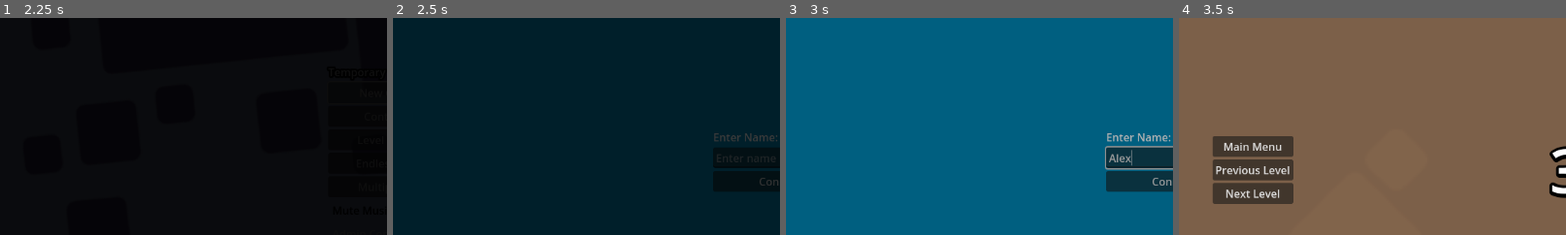
Above: before the commit, frames 1-4 (left to right).
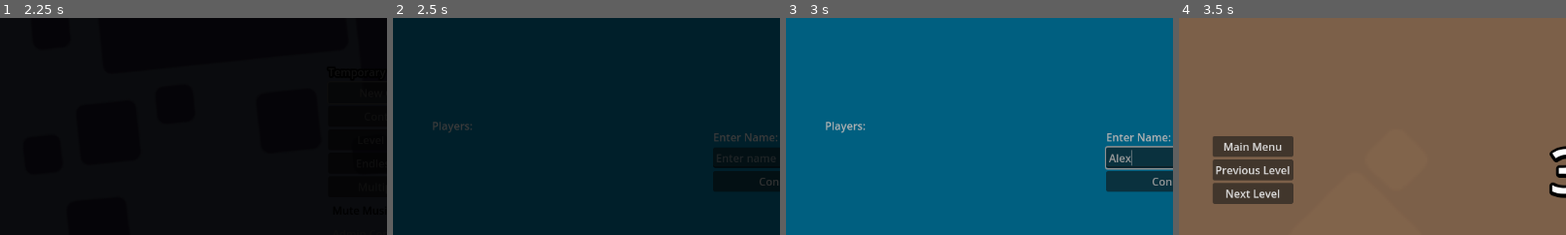
Above: after the commit, the same moments.

Repository: dustngroh/CapstoneProject
Game: Godot game, scene res://scenes/main/Game.tscn
The game is run twice, just before and just after one commit, with the same random seed, the same clock (stepped at 60 frames per second) and the same inputs. The engine's default icon, where the game draws it, is replaced by a stand-in: a white triangle on a blue panel in a dark square.
Inputs (mouse positions are % of the whole screen's width and height, from its top left):
- Up to frame 1 (2.25 s): tap Enter at 0.5 s; hold Right (walk_right) 0.53-1.25 s; tap Space (jump) at 0.77 s; click "Multiplayer" at 1.25 s; click "New Game" at 2 s
- Up to frame 2 (2.5 s): no input
- Up to frame 3 (3 s): click (50, 47) at 2.77 s; type "Alex" at 2.85 s
- Up to frame 4 (3.5 s): no input
The pictures show only the part of the screen within x 0-50%, y 15-65%; the shares and areas given below are measured in that part.

Frame 1 is identical in both runs. In frame 2, 0.2% of the frame differs, in the area x 10-21%, y 47-53%; in frame 3, 0.2%, in the area x 10-21%, y 47-54%; in frame 4, nothing differs.

Commit message:
Update multiplayer to display names.

Diff:
--- a/run-game/scenes/common/ui/multiplayer_screen.gd
+++ b/run-game/scenes/common/ui/multiplayer_screen.gd
@@ -9,6 +9,7 @@
 @onready var lobby_info_label = $LobbyInfoLabel
 @onready var level_number_label = $VBoxContainer/LevelNumberLabel
 @onready var level_number_box = $VBoxContainer/LevelNumberBox
+@onready var player_list_label = $PlayerListLabel
 
 # Called when the node enters the scene tree for the first time.
 func _ready() -> void:
@@ -18,6 +19,7 @@
 	WebSocketManager.player_joined.connect(_on_player_joined)
 	WebSocketManager.connection_successful.connect(_on_successful_connection)
 	WebSocketManager.connection_failed.connect(_on_failed_connection)
+	WebSocketManager.player_list.connect(_on_player_list_received)
 
 
 # Called every frame. 'delta' is the elapsed time since the previous frame.
@@ -67,6 +69,10 @@
 func _on_player_joined(total_players: int):
 	lobby_info_label.text = "Player joined. Total players: " + str(total_players)
 
+func _on_player_list_received(players):
+	var player_names = "\n".join(players)
+	player_list_label.text = "Players:\n" + player_names
+
 func _on_successful_connection():
 	lobby_info_label.text = "Successfully Connected."
 	find_lobby_button.visible = true
--- a/run-game/scenes/common/ui/multiplayer_screen.tscn
+++ b/run-game/scenes/common/ui/multiplayer_screen.tscn
@@ -28,10 +28,10 @@
 anchor_top = 0.5
 anchor_right = 0.5
 anchor_bottom = 0.5
-offset_left = -20.0
-offset_top = -20.0
-offset_right = 20.0
-offset_bottom = 20.0
+offset_left = -100.0
+offset_top = -60.0
+offset_right = 100.0
+offset_bottom = 440.0
 grow_horizontal = 2
 grow_vertical = 2
 
@@ -87,6 +87,19 @@
 horizontal_alignment = 1
 metadata/_edit_use_anchors_ = true
 
+[node name="PlayerListLabel" type="Label" parent="."]
+layout_mode = 1
+anchors_preset = -1
+anchor_left = 0.0503472
+anchor_top = 0.39892
+anchor_right = 0.0503472
+anchor_bottom = 0.39892
+offset_top = -11.5
+offset_right = 61.0
+offset_bottom = 11.5
+text = "Players:"
+metadata/_edit_use_anchors_ = true
+
 [connection signal="pressed" from="VBoxContainer/ConnectButton" to="." method="_on_connect_button_pressed"]
 [connection signal="pressed" from="VBoxContainer/FindLobbyButton" to="." method="_on_find_lobby_button_pressed"]
 [connection signal="pressed" from="VBoxContainer/StartButton" to="." method="_on_start_button_pressed"]
--- /dev/null
+++ b/run-game/scenes/entities/characters/player/multiplayer_character.gd
@@ -0,0 +1,15 @@
+extends Node2D
+
+@onready var player_name_label: Label = $PlayerNameLabel
+
+# Called when the node enters the scene tree for the first time.
+func _ready() -> void:
+	pass # Replace with function body.
+
+
+# Called every frame. 'delta' is the elapsed time since the previous frame.
+func _process(delta: float) -> void:
+	pass
+
+func update_name(name: String):
+	player_name_label.text = name
--- a/run-game/scenes/entities/characters/player/multiplayer_character.tscn
+++ b/run-game/scenes/entities/characters/player/multiplayer_character.tscn
@@ -1,8 +1,22 @@
-[gd_scene load_steps=2 format=3 uid="uid://blrqhq2flg1v8"]
+[gd_scene load_steps=3 format=3 uid="uid://blrqhq2flg1v8"]
 
+[ext_resource type="Script" path="res://scenes/entities/characters/player/multiplayer_character.gd" id="1_1mm1u"]
 [ext_resource type="Texture2D" uid="uid://c1080on1m3e5n" path="res://assets/icon.svg" id="1_rvay3"]
 
 [node name="MultiplayerCharacter" type="Node2D"]
+script = ExtResource("1_1mm1u")
 
 [node name="Sprite2D" type="Sprite2D" parent="."]
 texture = ExtResource("1_rvay3")
+
+[node name="PlayerNameLabel" type="Label" parent="."]
+anchors_preset = 5
+anchor_left = 0.5
+anchor_right = 0.5
+offset_left = -23.5
+offset_top = -96.0
+offset_right = 23.5
+offset_bottom = -73.0
+grow_horizontal = 2
+text = "Name"
+horizontal_alignment = 1
--- a/run-game/scenes/levels/base_multiplayer_level.gd
+++ b/run-game/scenes/levels/base_multiplayer_level.gd
@@ -163,16 +163,18 @@
 		var data = {
 			"type": "player_position",
 			"id": player.get_instance_id(),  # Unique identifier for the player
+			"name": WebSocketManager.player_name,
 			"x": position.x,
 			"y": position.y
 		}
 		WebSocketManager.send_message(data)
 
-func update_position(player_id, player_x, player_y):
+func update_position(player_id, player_name, player_x, player_y):
 	# Check if the player exists in the dictionary
 	if not players.has(player_id):
 		# If not, spawn a new player and add to the dictionary
 		var new_player = multiplayer_player_scene.instantiate()
+		new_player.update_name(player_name)
 		add_child(new_player)  # Add to the scene
 		new_player.global_position = Vector2(player_x, player_y)  # Set position
 		players[player_id] = new_player  # Store the new player in the dictionary
--- a/run-game/scripts/web_socket_manager.gd
+++ b/run-game/scripts/web_socket_manager.gd
@@ -3,10 +3,11 @@
 signal start_level(level_number: int)
 signal all_players_ready
 signal level_complete(scoreboard: Array)
-signal player_position_updated(player_id, x, y)
+signal player_position_updated(player_id, player_name, x, y)
 signal lobby_created
 signal lobby_joined
 signal player_joined(total_players: int)
+signal player_list(player_names)
 signal connection_successful
 signal connection_failed
 
@@ -94,6 +95,10 @@
 			player_joined.emit(data["playerCount"])
 			print("A player joined. Total players: ", data["playerCount"])
 
+		"player_list":
+			player_list.emit(data.players)
+			print(data.players)
+
 		"start_game":
 			print("Game has started!")
 			start_level.emit(data["level_number"])
@@ -103,7 +108,7 @@
 			all_players_ready.emit()
 
 		"player_position":
-			player_position_updated.emit(data["id"], data["x"], data["y"])
+			player_position_updated.emit(data["id"], data["name"], data["x"], data["y"])
 
 		"player_finished":
 			print("Player finished. Finished: ", data["finishedCount"], " / ", data["totalPlayers"])
Not shown, changed: run-game/export_presets.cfg
Not shown, changed: docs/index.html
Not shown, changed: docs/index.pck
